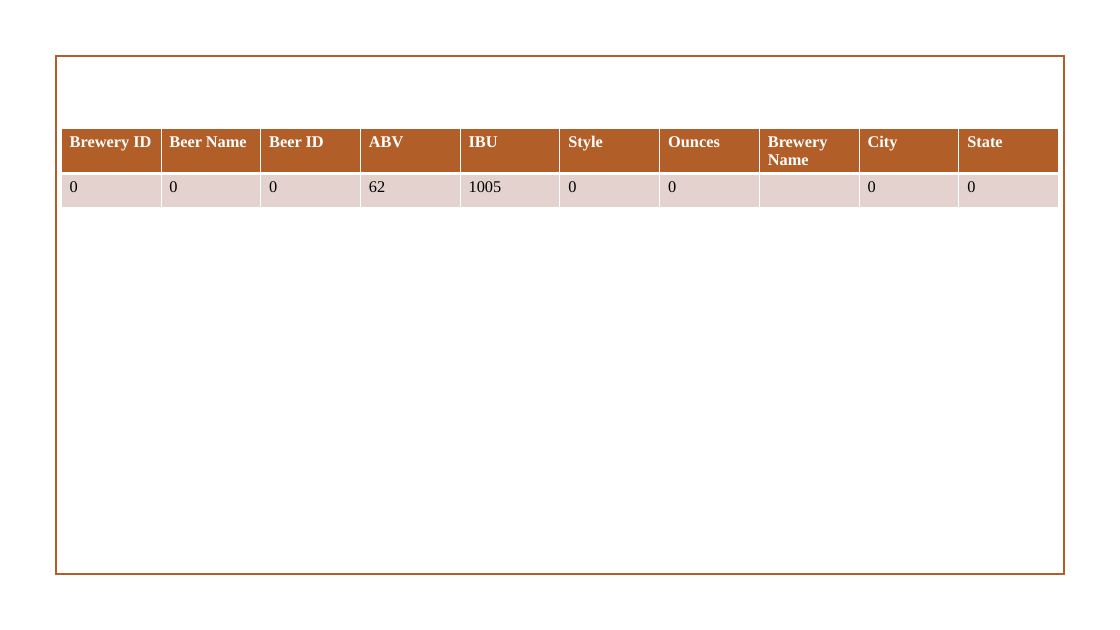
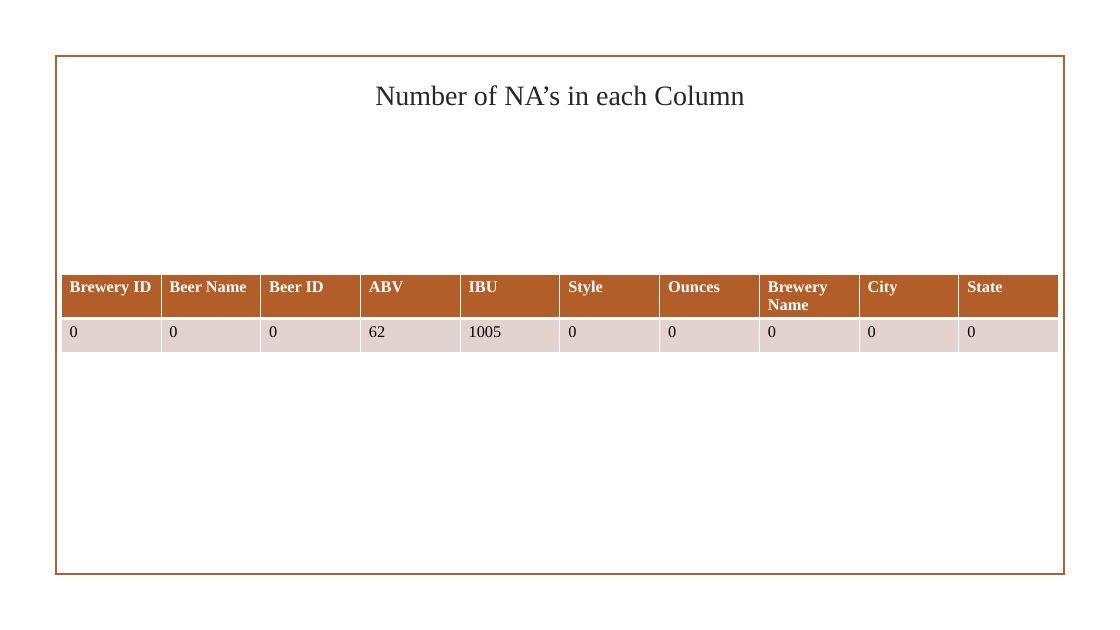
Before and after one commit to daveknockwin/MSDSCaseStudy1, a slide deck: slide 10 of The Pursuit of Hoppiness.pptx (slide 9 before the commit). Drawn at 1120x630 pixels with LibreOffice and Linux fonts; fonts in the diff are those of the drawing; background and template pictures are left out. Boxes give left, top, right and bottom in pixels: in the first picture for what was removed or moved away, otherwise in the second. Text is boxed around its words. In the diff, an @@ line names an element or a change of style, - is before the commit and + after.

```diff
--- a/The Pursuit of Hoppiness.pptx
+++ b/The Pursuit of Hoppiness.pptx
@@ text added at (x1=375, y1=85, x2=744, y2=106), 24 pt, text #262626 @@
+Number of NA’s in each Column
@@ table at (x1=61, y1=274, x2=1061, y2=355) @@
-row 2, column 8: 
+row 2, column 8: 0
@@ table moved from (x1=61, y1=129, x2=1061, y2=210) to (x1=61, y1=274, x2=1061, y2=355) @@
```
Also in this commit, not shown: 16 other slides changed, 8 slides added, 3 slides removed.
